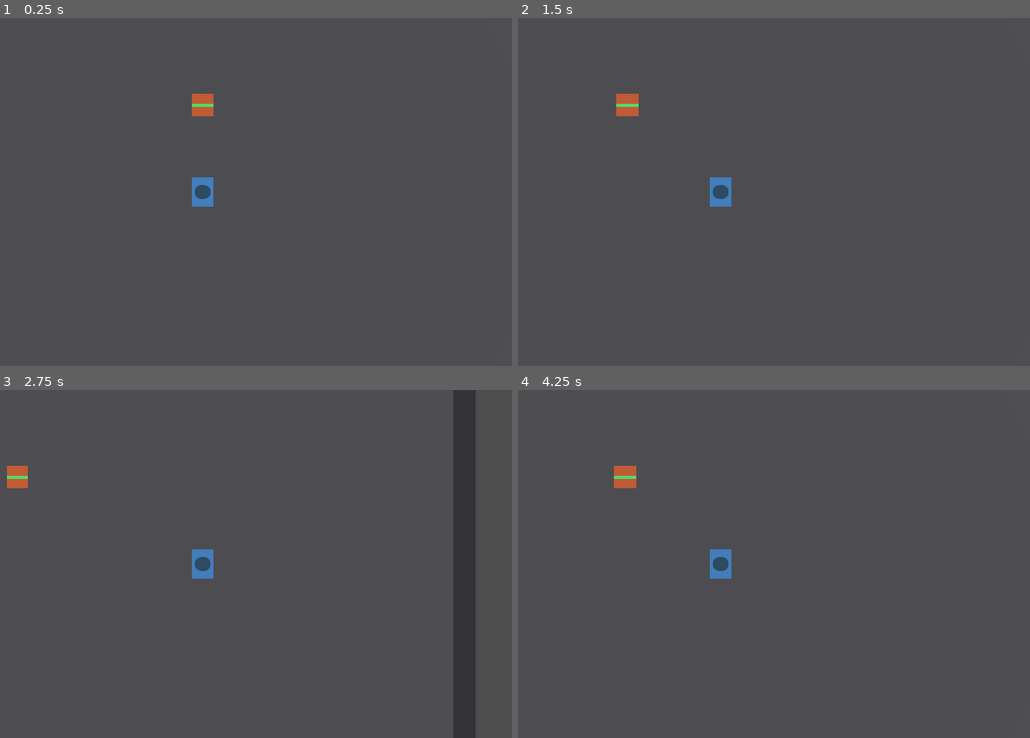
Above: before the commit, frames 1-4 (two rows, left to right).
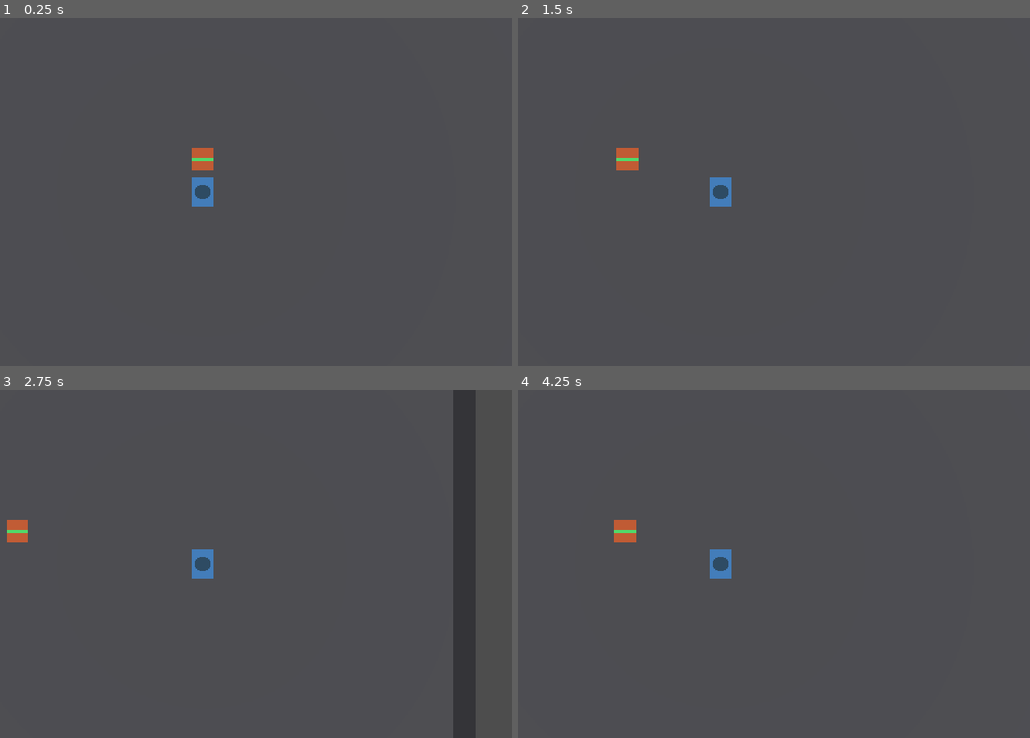
Above: after the commit, the same moments.

Repository: dazelu23-droid/battle-bots
Game: Godot game, scene res://robot_battler/arena.tscn
Two runs of this game, one before a commit and one after it. Both use one fixed random seed, a clock stepped at 60 frames per second and the inputs below.
Inputs (mouse positions are in pixels of both pictures, inside the frame that each line leads up to):
- Up to frame 1 (0.25 s): no input
- Up to frame 2 (1.5 s): tap Enter at 0.5 s; move the mouse to (855, 174) at 0.52 s; press the mouse at (855, 174) at 0.53 s; hold D (move_right) 0.53-1.25 s; release the mouse at (855, 174) at 1.25 s; drag from (594, 209) to (692, 261) at 1.27 s
- Up to frame 3 (2.75 s): tap Space at 2 s; move the mouse to (266, 487) at 2.02 s; press the mouse at (266, 487) at 2.03 s; hold D (move_right) from 2.03 s (still down)
- Up to frame 4 (4.25 s): release D (move_right) at 2.75 s; release the mouse at (784, 487) at 2.75 s; drag from (692, 633) to (533, 511) at 2.77 s; tap Enter at 3.5 s; move the mouse to (907, 616) at 3.52 s; press the mouse at (907, 616) at 3.53 s; hold A (move_left) from 3.53 s (still down)

The runs differ from the first frame. In frame 1, 0.5% of the frame differs, in the area x 37-42%, y 21-44%; in frame 2, 0.6%, in the area x 19-24%, y 21-44%; in frame 3, 0.5%; in frame 4, 0.6%.

Commit message:
Add melee attack: hitbox spawn, damage on contact, cooldown

Diff:
--- a/robot_battler/arena.tscn
+++ b/robot_battler/arena.tscn
@@ -110,6 +110,6 @@
 light_energy = 1.2
 
 [node name="DummyTarget1" parent="." unique_id=806824294 instance=ExtResource("1_5ikrm")]
-transform = Transform3D(1, 0, 0, 0, 1, 0, 0, 0, 1, 0, 0, -4)
+transform = Transform3D(1, 0, 0, 0, 1, 0, 0, 0, 1, 0, 0, -1.5)
 
 [node name="PlayerRobot" parent="." unique_id=1586882751 instance=ExtResource("2_yfry8")]
--- /dev/null
+++ b/robot_battler/melee_hitbox.gd
@@ -0,0 +1,28 @@
+extends Area3D
+
+const LIFETIME := 0.15
+
+var _damage: float = 0.0
+var _attacker: Node = null
+var _hit_bodies: Array[Node] = []
+
+
+func setup(damage: float, reach: float, attacker: Node) -> void:
+	_damage = damage
+	_attacker = attacker
+	var shape := $CollisionShape3D.shape as BoxShape3D
+	shape.size = Vector3(1.6, 1.2, reach)
+	translate_object_local(Vector3(0, 0, -reach * 0.5))
+
+
+func _ready() -> void:
+	body_entered.connect(_on_body_entered)
+	get_tree().create_timer(LIFETIME).timeout.connect(queue_free)
+
+
+func _on_body_entered(body: Node) -> void:
+	if body == _attacker or body in _hit_bodies:
+		return
+	if body.has_method("take_damage"):
+		_hit_bodies.append(body)
+		body.take_damage(_damage)
--- /dev/null
+++ b/robot_battler/melee_hitbox.tscn
@@ -0,0 +1,15 @@
+[gd_scene format=3 uid="uid://4jovboay0osy"]
+
+[ext_resource type="Script" uid="uid://dbwvrabhcxqg3" path="res://robot_battler/melee_hitbox.gd" id="1_nk5lh"]
+
+[sub_resource type="BoxShape3D" id="BoxShape3D_nvgnq"]
+size = Vector3(1.6, 1.2, 1)
+
+[node name="MeleeHitbox" type="Area3D" unique_id=1046769974]
+collision_layer = 0
+collision_mask = 4
+monitorable = false
+script = ExtResource("1_nk5lh")
+
+[node name="CollisionShape3D" type="CollisionShape3D" parent="." unique_id=723236953]
+shape = SubResource("BoxShape3D_nvgnq")
--- a/robot_battler/player_robot.gd
+++ b/robot_battler/player_robot.gd
@@ -2,16 +2,31 @@
 
 @export var move_speed: float = 6.0
 
+@export_group("Melee")
+@export var melee_damage: float = 25.0
+@export var melee_range: float = 2.2
+@export var melee_cooldown: float = 0.5
+
+const MELEE_HITBOX_SCENE := preload("res://robot_battler/melee_hitbox.tscn")
+
 @onready var turret: Node3D = $Turret
+@onready var muzzle: Marker3D = $Turret/Muzzle
 @onready var camera: Camera3D = $Camera3D
 
 var aim_point: Vector3 = Vector3.ZERO
+var _melee_cooldown_remaining: float = 0.0
 
 
-func _physics_process(_delta: float) -> void:
+func _physics_process(delta: float) -> void:
+	_melee_cooldown_remaining = maxf(0.0, _melee_cooldown_remaining - delta)
 	_handle_movement()
 	_handle_aim()
 	move_and_slide()
+
+
+func _unhandled_input(event: InputEvent) -> void:
+	if event.is_action_pressed("attack"):
+		attack()
 
 
 func _handle_movement() -> void:
@@ -39,3 +54,17 @@
 	var look_target := Vector3(aim_point.x, turret.global_position.y, aim_point.z)
 	if look_target.distance_to(turret.global_position) > 0.01:
 		turret.look_at(look_target, Vector3.UP)
+
+
+func attack() -> void:
+	_attack_melee()
+
+
+func _attack_melee() -> void:
+	if _melee_cooldown_remaining > 0.0:
+		return
+	_melee_cooldown_remaining = melee_cooldown
+	var hitbox := MELEE_HITBOX_SCENE.instantiate()
+	get_tree().current_scene.add_child(hitbox)
+	hitbox.global_transform = muzzle.global_transform
+	hitbox.setup(melee_damage, melee_range, self)
Not shown, added: robot_battler/melee_hitbox.gd.uid
